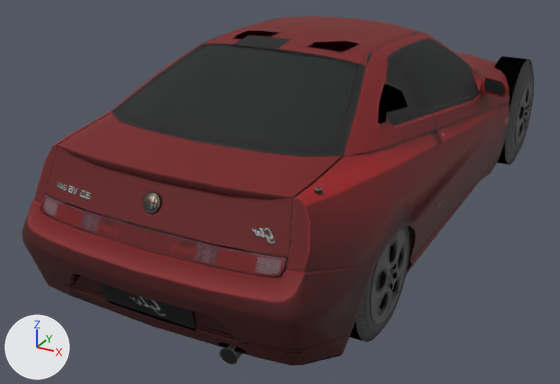
The glTF model dealership/dealership/models/GT4_ALFA0007.glb as it was, and as the next commit left it.
Camera for both pictures: a 50 mm camera at (1.91, -4.23, 2.09) aimed at (-0.27, -0.26, 0.11). Lighting does not change. The marker at lower left points along +X, +Y and +Z. The picture after the commit comes second. Vertices at exactly the same position are counted once.

Objects in the first picture: 'body', 'tire_front_left', 'tire_front_right', 'tire_rear_left', 'wheel_front_left', 'wheel_rear_left'.
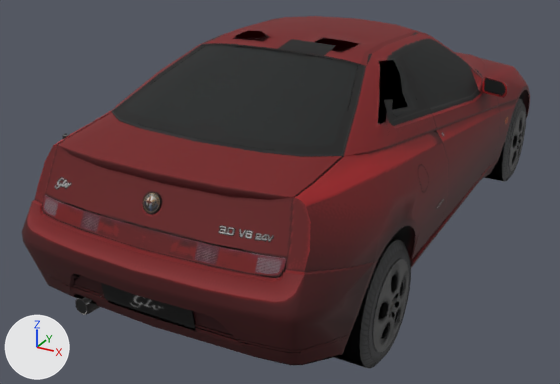
What differs and where, as boxes (x1, y1, x2, y2) in the pictures (560 x 384 px; the box of a moved part takes in the faces that stretch with it):
'body', reshaped
    before: (22, 16, 510, 365)
    after: (22, 16, 530, 365)
'tire_rear_right', reshaped, moved, rescaled (not visible before)
    after: (334, 238, 411, 368)
'wheel_rear_right', moved, rescaled (not visible before)
    after: (372, 259, 409, 352)
'tire_rear_left', reshaped, moved, rescaled (not visible afterwards)
    before: (495, 56, 534, 165)
'tire_front_right', moved, rescaled (mostly hidden before)
    before: (63, 194, 160, 234)
    after: (485, 98, 526, 181)
'wheel_rear_left', moved, rescaled (not visible afterwards)
    before: (515, 82, 532, 144)
'wheel_front_right', moved, rescaled (not visible before)
    after: (509, 111, 525, 171)
part 1 of me_body, moved or reshaped (not visible afterwards)
    before: (376, 247, 391, 306)
part 2 of me_body, moved or reshaped (not visible afterwards)
    before: (390, 245, 403, 291)
part 3 of me_body, moved or reshaped
    before: (42, 28, 510, 358)
    after: (42, 28, 530, 358)
part 4 of me_body, moved or reshaped
    before: (315, 187, 322, 195)
    after: (62, 133, 70, 141)
part 5 of me_body, moved or reshaped
    before: (228, 339, 243, 360)
    after: (82, 292, 104, 315)
part 6 of me_body, moved or reshaped
    before: (42, 43, 508, 365)
    after: (42, 43, 508, 328)
part 7 of me_tire_rear, moved or reshaped
    before: (495, 56, 534, 165)
    after: (334, 238, 411, 368)

Diff of the bpy script that builds the scene:
```diff
--- a/dealership/dealership/models/GT4_ALFA0007.glb.py
+++ b/dealership/dealership/models/GT4_ALFA0007.glb.py
@@ me_body @@
 me_body.from_pydata(...)  # 2070 vertices, 3162 faces; spans x -0.94..0.94, y -2.03..2.24, z -0.03..1.19
 # used by ob_body; location = (0.0, 0.0, 0.0)
+# me_body part 1: the loose piece of 48 vertices spanning x 0.82..0.84, y -1.42..-1.12, z 0.17..0.46 is mirrored in x about its middle, then moved by (-0.16, 2.54, -0.15)
+# me_body part 2: the loose piece of 28 vertices spanning x 0.8..0.86, y -1.18..-1.11, z 0.19..0.45 is mirrored in x about its middle, then moved by (-0.15, 2.54, -0.15)
+# me_body part 3: the loose piece of 728 vertices spanning x -0.88..0.88, y -2.03..2.24, z -0.03..1.19 is mirrored in x about its middle
+# me_body part 4: the loose piece of 12 vertices spanning x 0.65..0.69, y -1.66..-1.63, z 0.83..0.86 is mirrored in x about the mesh origin
+# me_body part 5: the loose piece of 6 vertices spanning x 0.35..0.43, y -1.94..-1.69, z 0.1..0.18 is mirrored in x about the mesh origin
+# me_body part 6: 497 of 2070 vertices moved; they spanned x -0.94..0.94, y -1.96..1.21, z 0.05..1.16 and now span x -0.94..0.94, y -1.96..1.04, z 0.05..1.16; mean shift (-0.04, -1.25, -0.11); largest move (-0.86, 1.2, 0.34) -> (-0.69, -1.34, 0.12)
 me_body.materials.append(mat_body_set0_tex0_mask)
@@ me_tire_rear @@
 # used by ob_tire_rear_left; location = (0.773, 1.27, 0.38)
-me_tire_rear.from_pydata(...)  # 120 vertices, 208 faces; spans x -0.102..0.102, y -0.38..0.38, z -0.378..0.378
+me_tire_rear.from_pydata(...)  # 120 vertices, 208 faces; spans x -0.102..0.102, y -0.306..0.306, z -0.304..0.304
+# me_tire_rear part 7: 120 of 120 vertices moved; they spanned x -0.102..0.102, y -0.38..0.38, z -0.378..0.378 and now span x -0.102..0.102, y -0.306..0.306, z -0.304..0.304; mean shift (0.0, 0.0, 0.0)
 me_tire_rear.materials.append(mat_tire_rear_set0_tex0_mask)
@@ ob_wheel_front_right @@
 ob_wheel_front_right = bpy.data.objects.new('wheel_front_right', me_wheel_front)
-ob_wheel_front_right.location = (-0.754, -1.27, 0.316)
-ob_wheel_front_right.scale = (-1.0, 1.0, 1.0)
+ob_wheel_front_right.location = (0.754, 1.27, 0.166)
@@ ob_tire_front_right @@
 ob_tire_front_right = bpy.data.objects.new('tire_front_right', me_tire_front)
-ob_tire_front_right.location = (-0.754, -1.27, 0.316)
-ob_tire_front_right.scale = (-1.0, 1.0, 1.0)
+ob_tire_front_right.location = (0.754, 1.27, 0.166)
@@ ob_wheel_rear_left @@
 ob_wheel_rear_left = bpy.data.objects.new('wheel_rear_left', me_wheel_rear)
-ob_wheel_rear_left.location = (0.773, 1.27, 0.38)
+ob_wheel_rear_left.location = (-0.773, -1.27, 0.166)
+ob_wheel_rear_left.scale = (-1.0, 1.0, 1.0)
@@ ob_wheel_rear_right @@
 ob_wheel_rear_right = bpy.data.objects.new('wheel_rear_right', me_wheel_rear)
-ob_wheel_rear_right.location = (-0.773, 1.27, 0.38)
-ob_wheel_rear_right.scale = (-1.0, 1.0, 1.0)
+ob_wheel_rear_right.location = (0.773, -1.27, 0.166)
@@ ob_tire_rear_left @@
 ob_tire_rear_left = bpy.data.objects.new('tire_rear_left', me_tire_rear)
-ob_tire_rear_left.location = (0.773, 1.27, 0.38)
+ob_tire_rear_left.location = (-0.773, -1.27, 0.166)
+ob_tire_rear_left.scale = (-1.0, 1.0, 1.0)
@@ ob_tire_rear_right @@
 ob_tire_rear_right = bpy.data.objects.new('tire_rear_right', me_tire_rear)
-ob_tire_rear_right.location = (-0.773, 1.27, 0.38)
-ob_tire_rear_right.scale = (-1.0, 1.0, 1.0)
+ob_tire_rear_right.location = (0.773, -1.27, 0.166)
```
